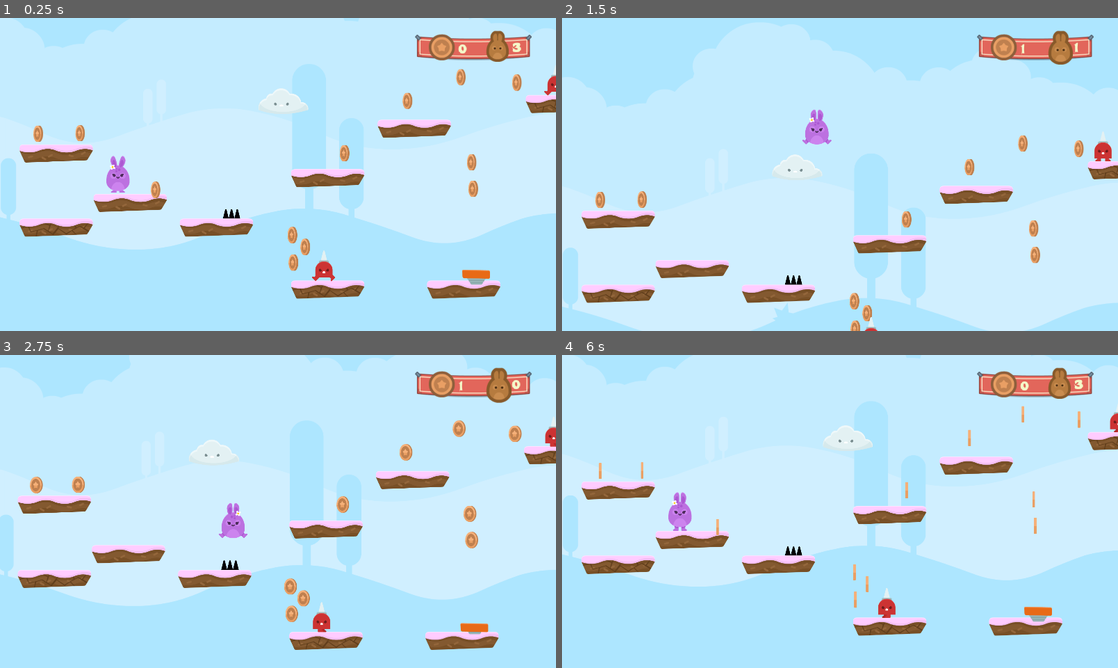
Above: before the commit, frames 1-4 (two rows, left to right).
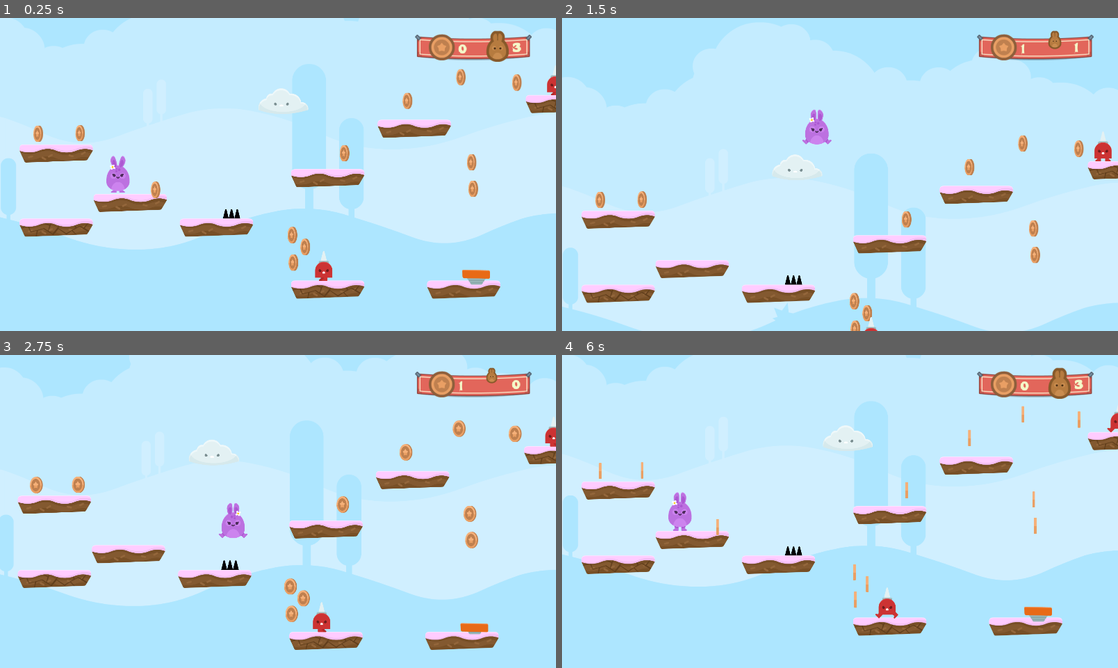
Above: after the commit, the same moments.

Repository: DiscoveringGodot/3_Hoppy_Days
Game: Godot game, scene res://Levels/Level 1.tscn
Same seed, same stepped clock (60 frames per second), same inputs: the game is played once before the commit and once after it.
Inputs:
- Up to frame 1 (0.25 s): no input
- Up to frame 2 (1.5 s): hold Right (ui_right) from 0.53 s (still down); tap Up (ui_up) at 0.77 s
- Up to frame 3 (2.75 s): tap Up (ui_up) at 1.52 s; release Right (ui_right) at 2.03 s; hold Left (ui_left) from 2.03 s (still down)
- Up to frame 4 (6 s): release Left (ui_left) at 2.78 s; hold Right (ui_right) 2.78-4.28 s; tap Up (ui_up) at 3.02, 3.77, 4.52 s; hold Left (ui_left) 4.28-5.03 s; hold Right (ui_right) 5.03-5.75 s; click "Again!" at 5.75 s

The runs differ from the first frame. In frame 1, 0.1% of the frame differs, in the area x 56-100%, y 18-85%; in frame 2, 0.4%; in frame 3, 0.4%, in the area x 87-92%, y 4-16%; in frame 4, 0.1%.

Commit message:
replaced tween with animation in GUI

Diff:
--- a/Levels/Level 1.tscn
+++ b/Levels/Level 1.tscn
@@ -53,7 +53,7 @@
 "values": [ "walk", "stand", "walk", "stand", "walk" ]
 }
 
-[node name="Level 1" type="Node2D"]
+[node name="Level 1" type="Node2D" index="0"]
 
 [node name="TileMap" type="TileMap" parent="." index="0"]
 
@@ -258,19 +258,29 @@
 
 [node name="NPC_SpkieMan" parent="NPCs" index="2" instance=ExtResource( 7 )]
 
+editor/display_folded = true
 position = Vector2( 1600.45, 755.259 )
 
 [node name="Area2D" parent="NPCs/NPC_SpkieMan" index="0"]
 
 editor/display_folded = true
 
+[node name="AnimatedSprite" parent="NPCs/NPC_SpkieMan/Area2D" index="1"]
+
+frame = 0
+
 [node name="NPC_SpkieMan2" parent="NPCs" index="3" instance=ExtResource( 7 )]
 
+editor/display_folded = true
 position = Vector2( 2802.8, -206 )
 
 [node name="Area2D" parent="NPCs/NPC_SpkieMan2" index="0"]
 
 editor/display_folded = true
+
+[node name="AnimatedSprite" parent="NPCs/NPC_SpkieMan2/Area2D" index="1"]
+
+frame = 0
 
 [node name="AnimationPlayer" parent="NPCs/NPC_SpkieMan2" index="1"]
 
--- a/Sub Scenes/Camera2D.tscn
+++ b/Sub Scenes/Camera2D.tscn
@@ -19,7 +19,64 @@
 font_data = ExtResource( 7 )
 _sections_unfolded = [ "Font", "Settings" ]
 
-[node name="Camera2D" type="Camera2D"]
+[sub_resource type="Animation" id=2]
+
+resource_name = "CoinPulse"
+length = 0.25
+loop = false
+step = 0.1
+tracks/0/type = "value"
+tracks/0/path = NodePath("Banner/CoinLogo:rect_scale")
+tracks/0/interp = 1
+tracks/0/loop_wrap = true
+tracks/0/imported = false
+tracks/0/enabled = true
+tracks/0/keys = {
+"times": PoolRealArray( 0, 0.1, 0.2 ),
+"transitions": PoolRealArray( 1, 1, 1 ),
+"update": 0,
+"values": [ Vector2( 1, 1 ), Vector2( 1.5, 1.5 ), Vector2( 1, 1 ) ]
+}
+
+[sub_resource type="Animation" id=4]
+
+resource_name = "LifeDown"
+length = 0.25
+loop = false
+step = 0.1
+tracks/0/type = "value"
+tracks/0/path = NodePath("Banner/BunnyLogo:rect_scale")
+tracks/0/interp = 1
+tracks/0/loop_wrap = true
+tracks/0/imported = false
+tracks/0/enabled = true
+tracks/0/keys = {
+"times": PoolRealArray( 0, 0.1, 0.2 ),
+"transitions": PoolRealArray( 1, 1, 1 ),
+"update": 0,
+"values": [ Vector2( 1, 1 ), Vector2( 0.5, 0.5 ), Vector2( 1, 1 ) ]
+}
+
+[sub_resource type="Animation" id=3]
+
+resource_name = "LifePulse"
+length = 0.25
+loop = false
+step = 0.1
+tracks/0/type = "value"
+tracks/0/path = NodePath("Banner/BunnyLogo:rect_scale")
+tracks/0/interp = 1
+tracks/0/loop_wrap = true
+tracks/0/imported = false
+tracks/0/enabled = true
+tracks/0/keys = {
+"times": PoolRealArray( 0, 0.1, 0.2 ),
+"transitions": PoolRealArray( 1, 1, 1 ),
+"update": 0,
+"values": [ Vector2( 1, 1 ), Vector2( 1.5, 1.5 ), Vector2( 1, 1 ) ]
+}
+
+[node name="Camera2D" type="Camera2D" index="0"]
 
 anchor_mode = 1
 rotating = false
@@ -48,6 +105,7 @@
 
 [node name="ParallaxBackground" type="ParallaxBackground" parent="." index="0"]
 
+editor/display_folded = true
 layer = -1
 offset = Vector2( 1024, 0 )
 rotation = 0.0
@@ -236,17 +294,6 @@
 texture = ExtResource( 8 )
 expand = true
 stretch_mode = 4
-_sections_unfolded = [ "Anchor", "Grow Direction", "Rect" ]
-
-[node name="LifeTween" type="Tween" parent="GUI/Banner/BunnyLogo" index="0"]
-
-repeat = false
-playback_process_mode = 1
-playback_speed = 1.0
-playback/active = false
-playback/repeat = false
-playback/speed = 1.0
-_sections_unfolded = [ "playback" ]
 
 [node name="CoinLogo" type="TextureRect" parent="GUI/Banner" index="3"]
 
@@ -258,6 +305,8 @@
 margin_top = -2.0
 margin_right = 91.0
 margin_bottom = 59.0
+grow_horizontal = 0
+grow_vertical = 0
 rect_pivot_offset = Vector2( 0, 0 )
 rect_clip_content = false
 mouse_filter = 1
@@ -267,22 +316,25 @@
 texture = ExtResource( 9 )
 expand = true
 stretch_mode = 4
-_sections_unfolded = [ "Anchor", "Rect", "Size Flags" ]
-
-[node name="CoinTween" type="Tween" parent="GUI/Banner/CoinLogo" index="0"]
-
-repeat = false
-playback_process_mode = 1
-playback_speed = 1.0
-playback/active = false
-playback/repeat = false
-playback/speed = 1.0
-_sections_unfolded = [ "playback" ]
+_sections_unfolded = [ "Anchor", "Grow Direction", "Rect", "Size Flags" ]
 
 [node name="AudioStreamPlayer" type="AudioStreamPlayer" parent="GUI" index="1"]
 
 stream = ExtResource( 10 )
 volume_db = 0.0
+pitch_scale = 1.0
 autoplay = true
 mix_target = 0
 bus = "Master"
+
+[node name="AnimationPlayer" type="AnimationPlayer" parent="GUI" index="2"]
+
+root_node = NodePath("..")
+autoplay = ""
+playback_process_mode = 1
+playback_default_blend_time = 0.0
+playback_speed = 1.0
+anims/CoinPulse = SubResource( 2 )
+anims/LifeDown = SubResource( 4 )
+anims/LifePulse = SubResource( 3 )
+blend_times = [  ]
--- a/scripts/Coin.gd
+++ b/scripts/Coin.gd
@@ -15,5 +15,5 @@
 			taken = true
 			$AnimationPlayer.play("die")
 
-func die():
+func die():  # called by AnimationPlayer node
 	queue_free()
--- a/scripts/EndGame.gd
+++ b/scripts/EndGame.gd
@@ -1,4 +1,4 @@
 extends Node2D
 
 func _on_TextureButton_pressed():
-	get_tree().change_scene("res://Levels/Level 1.tscn") # any way to avoid hard-coded string reference?
+	get_tree().change_scene("res://Levels/Level 1.tscn")
--- a/scripts/GUI.gd
+++ b/scripts/GUI.gd
@@ -1,7 +1,4 @@
 extends Camera2D
-
-onready var livestext = $GUI/Banner/LivesText
-onready var cointext = $GUI/Banner/CoinText
 
 var lives = 3
 var coins = 00
@@ -10,30 +7,24 @@
 	update_GUI()
 
 func update_GUI():
-	livestext.text = str(lives)
-	cointext.text = str(coins)
+	$GUI/Banner/LivesText.text = str(lives)
+	$GUI/Banner/CoinText.text = str(coins)
 
-func _on_Player_coin_up(): # suggest re-name to lowercase p UNLESS Godot created this for us
-	var tween = $GUI/Banner/CoinLogo/CoinTween
+
+func _on_Player_coin_up():
 	coins +=1
-	tween.interpolate_property($GUI/Banner/CoinLogo, "rect_scale",
-			Vector2(1.25,1.25), Vector2(1,1), .2, Tween.TRANS_BOUNCE,  # take out constant 1.25 magic numbers
-			Tween.EASE_IN_OUT, 0)
-	tween.start()
+	animate("CoinPulse")
 	update_GUI()
 
 func _on_Player_life_down():
 	lives -=1
-	_life_tween()
+	animate("LifeDown")
 	update_GUI()
 
 func _on_Player_life_up():
 	lives +=1
-	_life_tween()
+	animate("LifePulse")
 	update_GUI()
 
-func _life_tween():
-	var tween = $GUI/Banner/BunnyLogo/LifeTween
-	tween.interpolate_property($GUI/Banner/BunnyLogo, "rect_scale",
-			Vector2(1.25,1.25), Vector2(1,1), .2, Tween.TRANS_BOUNCE, Tween.EASE_IN_OUT, 0) # take out constant 1.25 magic numbers
-	tween.start()
+func animate(icon):
+	$GUI/AnimationPlayer.play(icon)
Not shown: 1 places in Sub Scenes/Camera2D.tscn that only renumber resources
